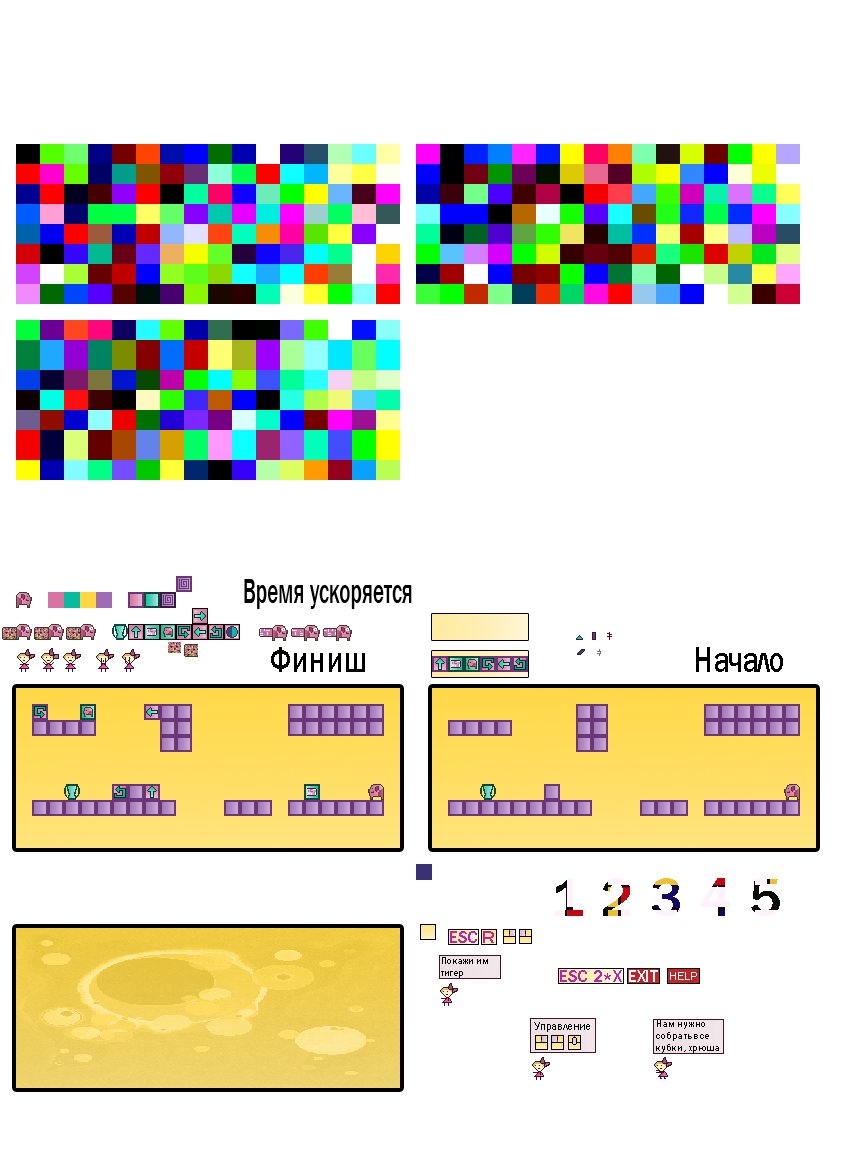
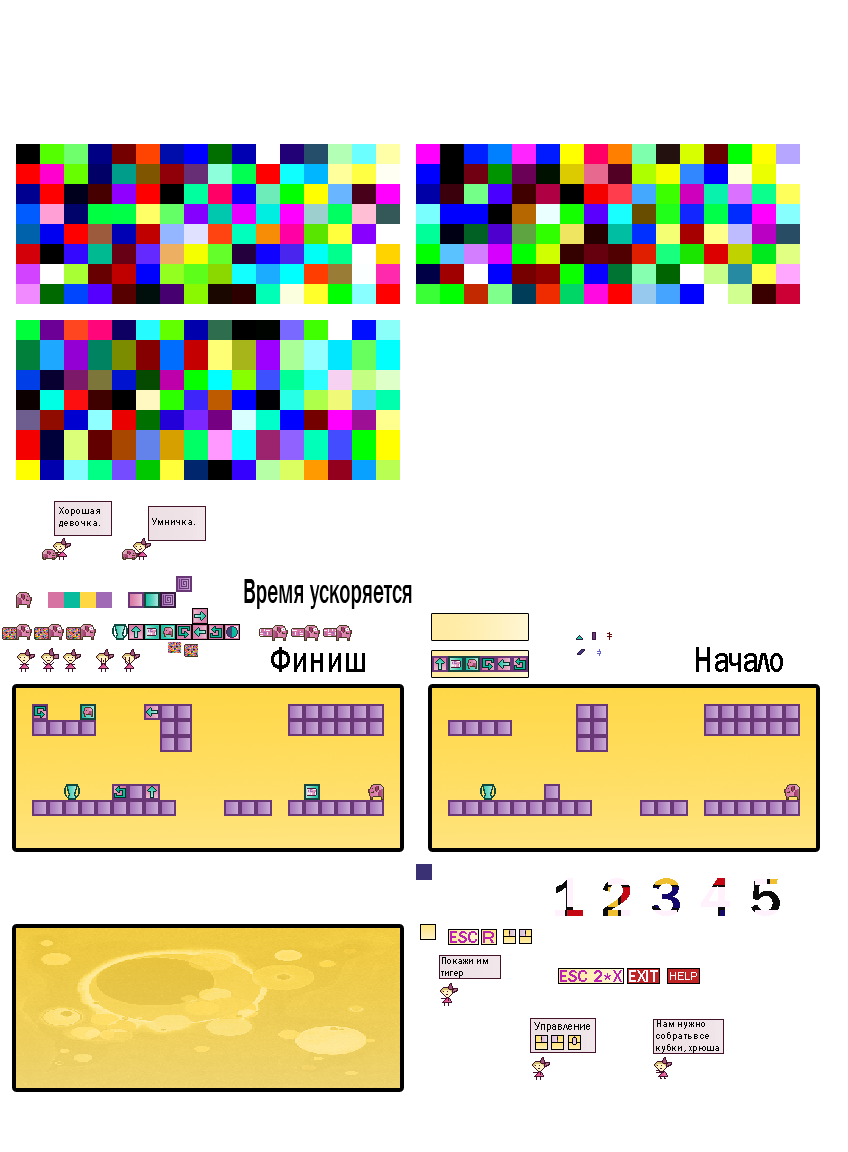
Layered file, before and after one edit (848 x 1152). Changes by layer:
added layer "Умничка." above "Слой 5 копия 6" over (152, 518, 195, 525)
added layer "Слой 5 копия 6" above "Хорошая девочка. копия" over (148, 506, 206, 541)
added layer "Хорошая девочка. копия" above "Слой 5 копия 5" over (59, 507, 100, 527)
added layer "Слой 5 копия 5" above "Нам нужно собрать все кубки, хрюша" over (54, 501, 112, 536)
added layer "Слой 18" above "Слой 17" over (122, 538, 151, 560)
added layer "Слой 17" above "Слой 3" over (42, 538, 71, 560)
